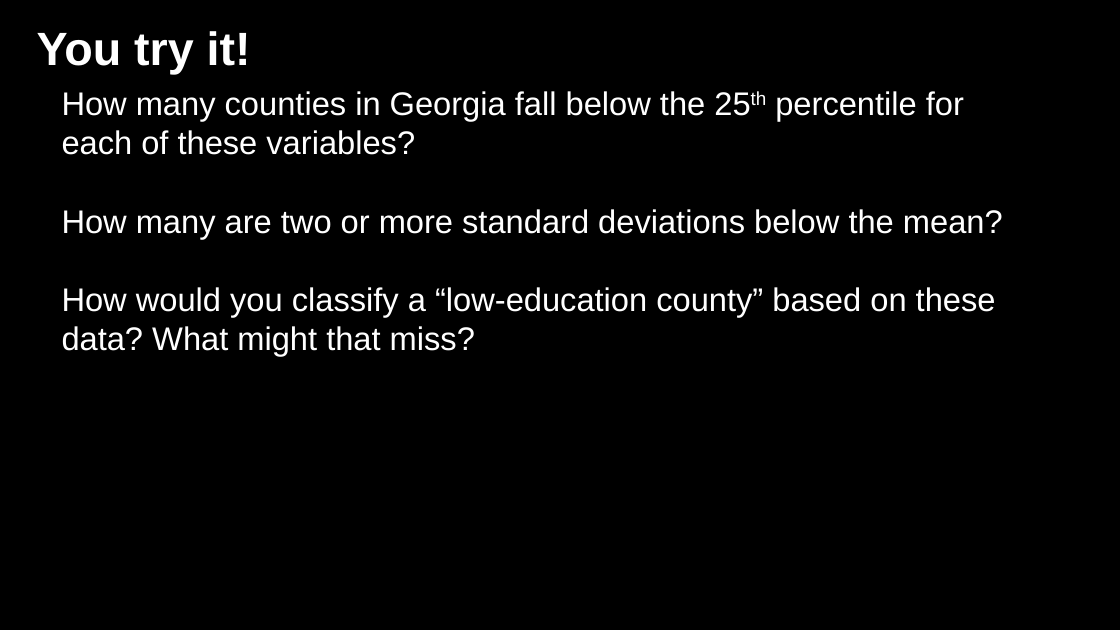
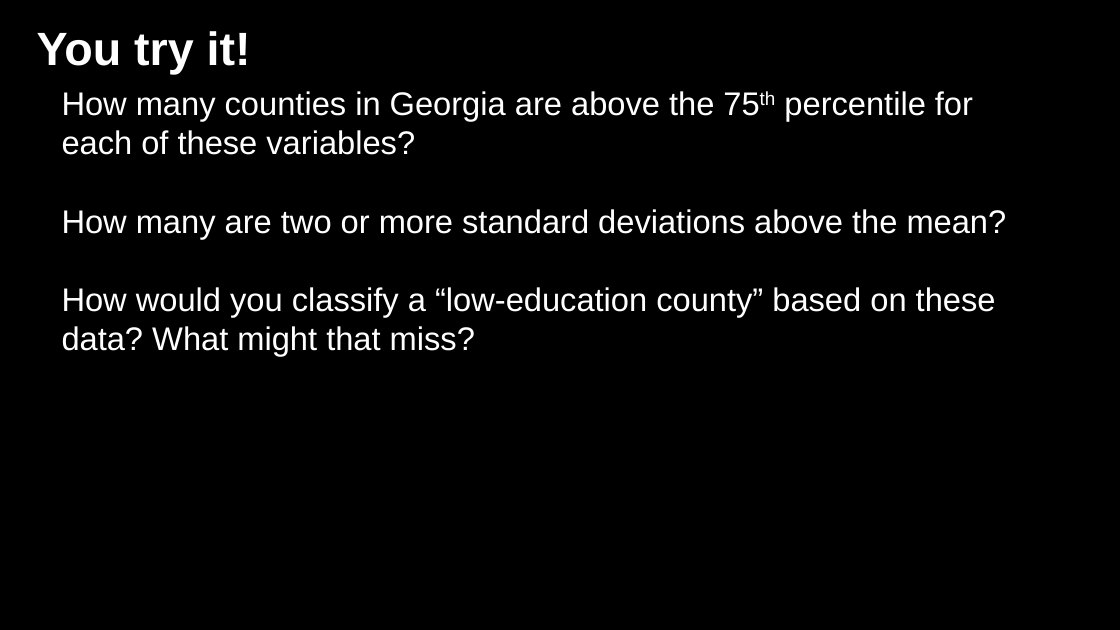
Before and after one commit to jshannon75/geog4300, a slide deck: slide 12 of in_class_slides/geog4300_W03-1 Classification and descriptive stats.pptx (slide 13 before the commit). Drawn at 1120x630 pixels with LibreOffice and Linux fonts; fonts in the diff are those of the drawing; background and template pictures are left out. Boxes give left, top, right and bottom in pixels: in the first picture for what was removed or moved away, otherwise in the second. Text is boxed around its words. In the diff, an @@ line names an element or a change of style, - is before the commit and + after.

```diff
--- a/in_class_slides/geog4300_W03-1 Classification and descriptive stats.pptx
+++ b/in_class_slides/geog4300_W03-1 Classification and descriptive stats.pptx
@@ text at bbox=[62, 91, 1007, 239]: text changed @@
-How many counties in Georgia fall below the 25th percentile for each of these variables?
-How many are two or more standard deviations below the mean?
+How many counties in Georgia are above the 75th percentile for each of these variables?
+How many are two or more standard deviations above the mean?
```
Also in this commit, not shown: 3 other slides changed, 1 slide removed.
